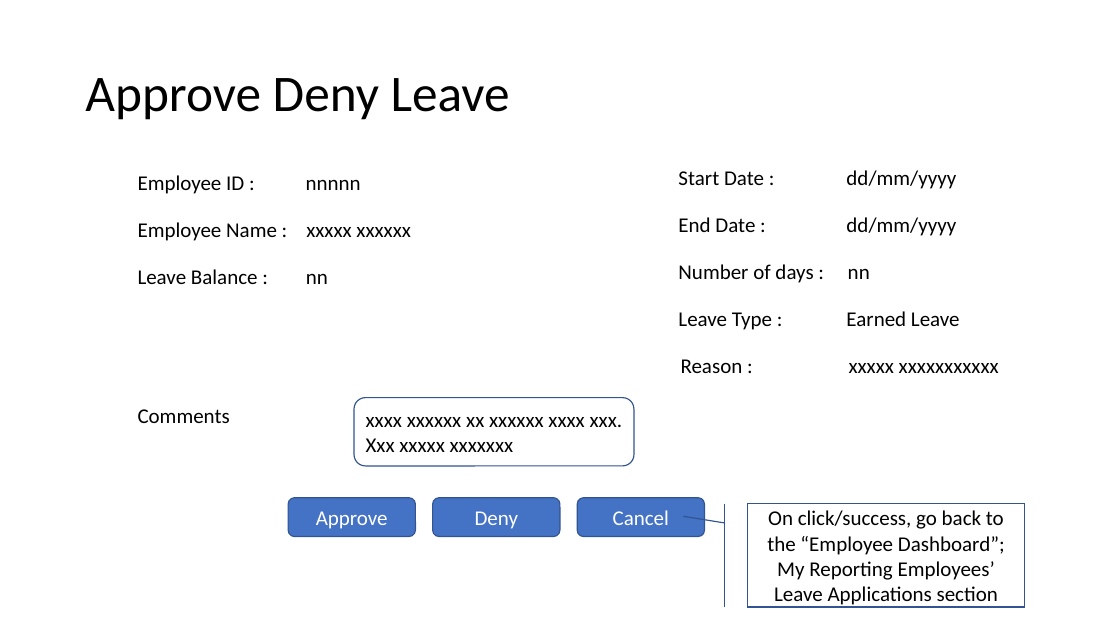
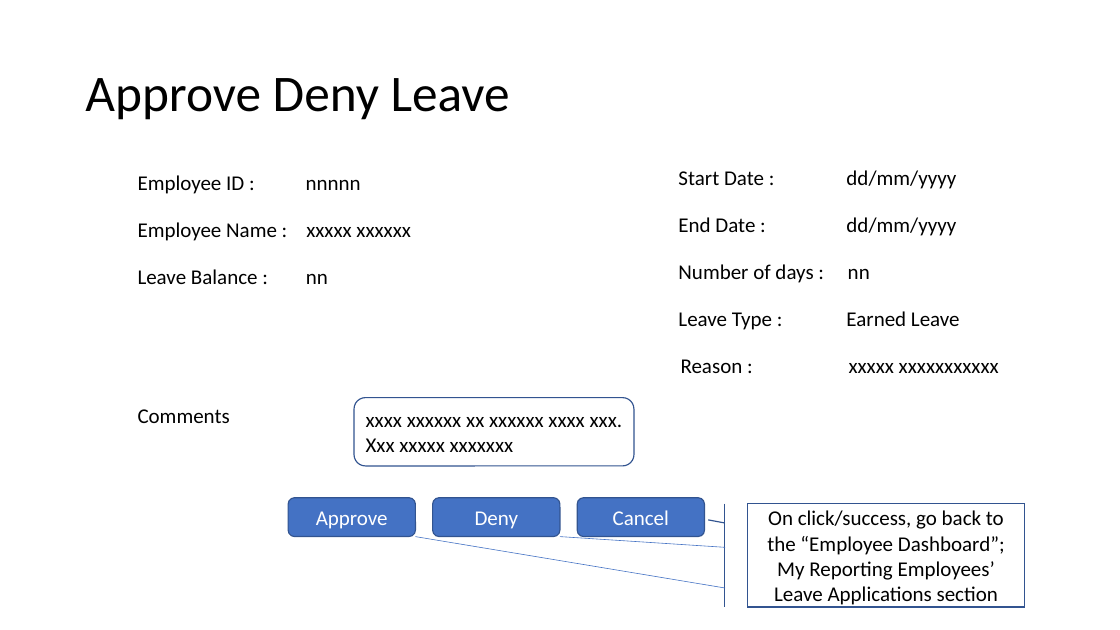
Before and after one commit to harveshvaran/ftp82_laptop, a slide deck: slide 9 of admin/ScreenDesign.pptx. Drawn at 1120x630 pixels with LibreOffice and Linux fonts; fonts in the diff are those of the drawing. Boxes give left, top, right and bottom in pixels: in the first picture for what was removed or moved away, otherwise in the second. Text is boxed around its words. In the diff, an @@ line names an element or a change of style, - is before the commit and + after.

```diff
--- a/admin/ScreenDesign.pptx
+++ b/admin/ScreenDesign.pptx
@@ line added from (416, 537) to (725, 588), #4472C4 0.5 pt @@
@@ line added from (560, 537) to (725, 548), #4472C4 0.5 pt @@
```
Also in this commit, not shown: 2 other slides changed, 11 other files.
